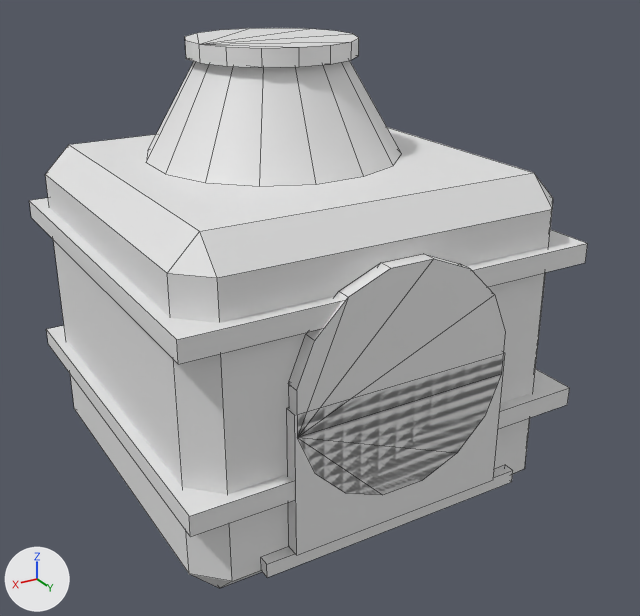
An edit to the OBJ model neoforge/src/main/resources/assets/hdfv/models/block/machine/alloy_furnace_on.obj, drawn before and after from the same camera.
One viewpoint serves both versions: a 50 mm lens placed at (1.431, 1.191, 1.217), pointed at (0.473, -0.405, 0.419). Lighting does not change. The marker at lower left points along +X, +Y and +Z. The picture after the commit comes second. Mesh edges are drawn as thin lines. Materials are left out; every surface is plain grey. Where no turn or scale is listed for an object, it has been applied to the vertices.

The first picture shows 'alloy_furnace_on'.
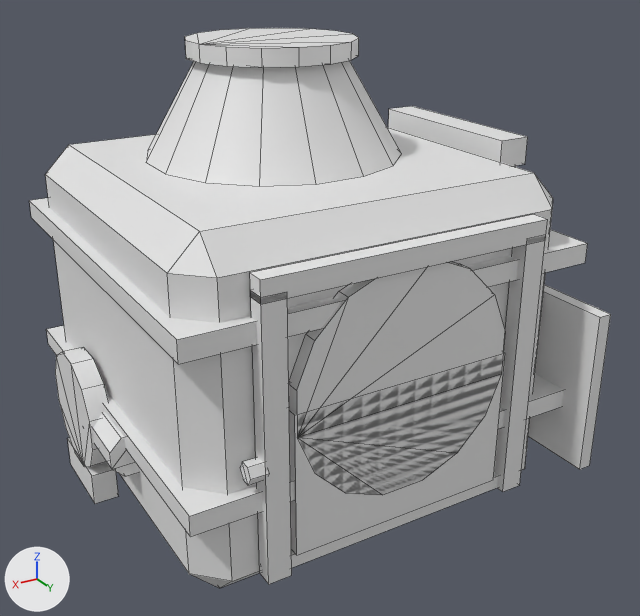
Changed parts and their boxes (x1, y1, x2, y2) in the pictures (640 x 616 px):
'alloy_furnace_on', reshaped
    before: (29, 28, 588, 588)
    after: (29, 28, 611, 588)
part 1 of me_alloy_furnace_on, added
    after: (494, 235, 546, 492)
part 2 of me_alloy_furnace_on, added
    after: (250, 292, 292, 584)
part 3 of me_alloy_furnace_on, added
    after: (250, 214, 547, 304)
part 4 of me_alloy_furnace_on, added
    after: (528, 285, 611, 469)
part 5 of me_alloy_furnace_on, added
    after: (240, 457, 269, 486)
part 6 of me_alloy_furnace_on, added
    after: (55, 347, 108, 467)
part 7 of me_alloy_furnace_on, added
    after: (67, 438, 118, 503)
part 8 of me_alloy_furnace_on, added
    after: (92, 412, 140, 476)
part 9 of me_alloy_furnace_on, added
    after: (388, 106, 528, 166)

What the commit changed:
me_alloy_furnace_on is used by ob_alloy_furnace_on; location (0.0, 0.0, 0.0).
me_alloy_furnace_on had 152 vertices, 126 faces and spanned x 0.038..0.962, y -0.962..-0.031, z 0.0..1.0.
me_alloy_furnace_on now has 260 vertices, 214 faces and spans x 0.0..1.0, y -0.962..0.038, z 0.0..1.0.
me_alloy_furnace_on part 1: a new loose piece, a box spanning x 0.181..0.231, y -0.056..-0.019, z 0.062..0.656.
me_alloy_furnace_on part 2: a new loose piece, a box spanning x 0.769..0.819, y -0.056..-0.019, z 0.062..0.656.
me_alloy_furnace_on part 3: a new loose piece, a box spanning x 0.181..0.819, y -0.056..-0.019, z 0.644..0.688.
me_alloy_furnace_on part 4: a new loose piece, a box spanning x 0.025..0.056, y -0.219..0.038, z 0.094..0.469.
me_alloy_furnace_on part 5: a new loose piece, a 6-sided cylinder along x spanning x 0.812..0.85, y -0.059..-0.016, z 0.294..0.331.
me_alloy_furnace_on part 6: a new loose piece, a 12-sided cylinder along x spanning x 0.95..1.0, y -0.758..-0.492, z 0.067..0.333.
me_alloy_furnace_on part 7: a new loose piece, a box spanning x 0.944..1.0, y -0.719..-0.531, z 0.0..0.075.
me_alloy_furnace_on part 8: a new loose piece, an 8-sided cylinder along y spanning x 0.904..0.996, y -0.625..-0.375, z 0.154..0.246.
me_alloy_furnace_on part 9: a new loose piece, a box spanning x 0.0..0.075, y -0.719..-0.281, z 0.719..0.781.
Other edits to the shape of me_alloy_furnace_on do not show in these pictures.
